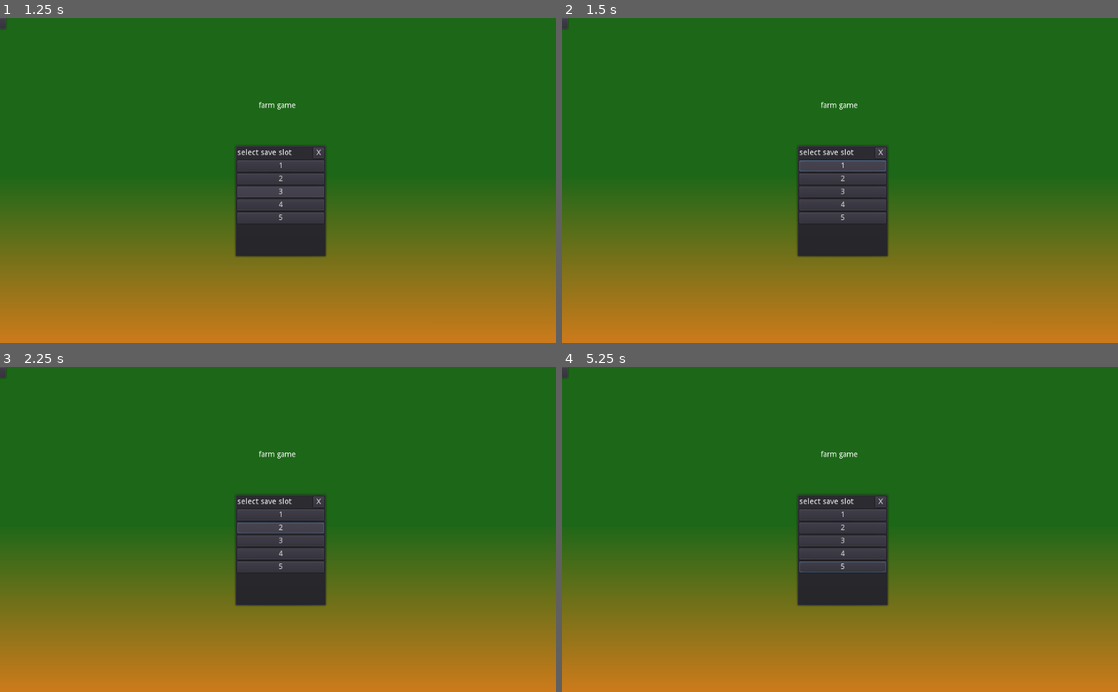
Above: before the commit, frames 1-4 (two rows, left to right).
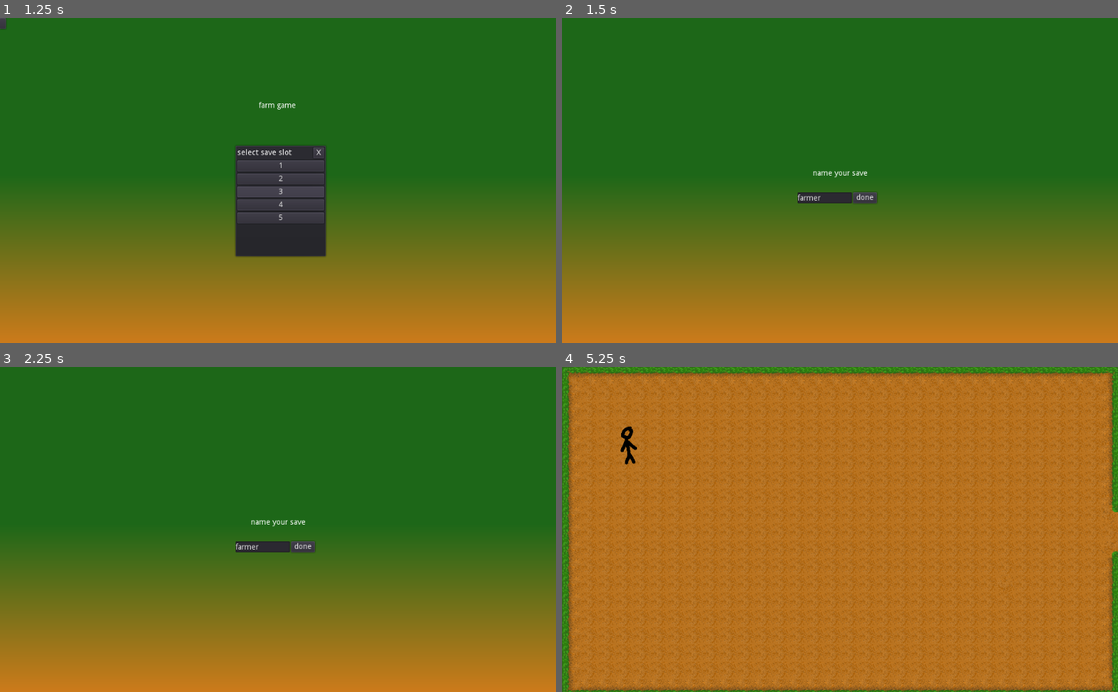
Above: after the commit, the same moments.

Repository: stoodleyc/farm
Game: Godot game, scene res://main menu.tscn
Same seed, same stepped clock (60 frames per second), same inputs: the game is played once before the commit and once after it. The project has no main scene, so this scene is started directly.
Inputs (mouse positions are in pixels of both pictures, inside the frame that each line leads up to):
- Up to frame 1 (1.25 s): click "new game" at 0.5 s
- Up to frame 2 (1.5 s): click "1" at 1.25 s
- Up to frame 3 (2.25 s): click (278, 529) at 2 s, where only the run before the commit has a clickable "2"
- Up to frame 4 (5.25 s): click (840, 542) at 2.75 s, where only the run before the commit has a clickable "3"; click (840, 552) at 3.5 s, where only the run before the commit has a clickable "4"; click (840, 568) at 4.25 s, where only the run before the commit has a clickable "5"; click (862, 545) at 5 s, where only the run after the commit has a clickable "done"

Frame 1 is identical in both runs. In frame 2, 5.4% of the frame differs, in the area x 0-59%, y 0-74%; in frame 3, 5.4%; in frame 4, 87%, in the area x 0-100%, y 0-100%.
Error before the commit: Invalid type in function 'file_exists' in base '_File'. Cannot convert argument 1 from Nil to String. (res://save)

Commit message:
save

Diff:
--- a/farm.tscn
+++ b/farm.tscn
@@ -95,5 +95,6 @@
 pause_mode = 2
 
 [connection signal="pressed" from="pause/pause vbox/save" to="player" method="_on_save_pressed"]
+[connection signal="pressed" from="pause/pause vbox/save and quit" to="player" method="_on_save_and_quit_pressed"]
 
 [editable path="pause"]
--- /dev/null
+++ b/game start.gd
@@ -0,0 +1,24 @@
+extends Control
+
+
+
+# Called when the node enters the scene tree for the first time.
+func _ready():
+	pass # Replace with function body.
+
+
+# Called every frame. 'delta' is the elapsed time since the previous frame.
+#func _process(delta):
+#	pass
+
+
+func _on_done_pressed():
+	SaveFiles.save_current()
+	SaveFiles.game_data ={
+		"player_name": $TextEdit.text,
+		"playerx": 100,
+		"playery": 100,
+		"area": "farm",
+	}
+	SaveFiles.save_data()
+	get_tree().change_scene("res://farm.tscn");
--- a/game start.tscn
+++ b/game start.tscn
@@ -1,6 +1,7 @@
-[gd_scene load_steps=3 format=2]
+[gd_scene load_steps=4 format=2]
 
 [ext_resource path="res://gradient.tres" type="Gradient" id=1]
+[ext_resource path="res://game start.gd" type="Script" id=2]
 
 [sub_resource type="GradientTexture" id=1]
 gradient = ExtResource( 1 )
@@ -8,6 +9,7 @@
 [node name="game start" type="Control"]
 anchor_right = 1.0
 anchor_bottom = 1.0
+script = ExtResource( 2 )
 
 [node name="background" type="Sprite" parent="."]
 position = Vector2( 511.997, 300.015 )
@@ -46,3 +48,5 @@
 margin_right = 68.0
 margin_bottom = 42.0
 text = "done"
+
+[connection signal="pressed" from="done" to="." method="_on_done_pressed"]
--- a/new game.gd
+++ b/new game.gd
@@ -14,24 +14,24 @@
 
 func _on_save_1_pressed():
 	SaveFiles.current = "user://save_1.save"
-	SaveFiles.save_current()
+	get_tree().change_scene("res://game start.tscn")
 
 
 func _on_save_2_pressed():
 	SaveFiles.current = "user://save_2.save"
-	SaveFiles.save_current()
+	get_tree().change_scene("res://game start.tscn")
 
 
 func _on_save_3_pressed():
 	SaveFiles.current = "user://save_3.save"
-	SaveFiles.save_current()
+	get_tree().change_scene("res://game start.tscn")
 
 
 func _on_save_4_pressed():
 	SaveFiles.current = "user://save_4.save"
-	SaveFiles.save_current()
+	get_tree().change_scene("res://game start.tscn")
 
 
 func _on_save_5_pressed():
 	SaveFiles.current = "user://save_5.save"
-	SaveFiles.save_current()
+	get_tree().change_scene("res://game start.tscn")
--- a/pause.tscn
+++ b/pause.tscn
@@ -119,6 +119,7 @@
 text = "cancel"
 
 [connection signal="pressed" from="pause vbox/resume" to="." method="_on_resume_pressed"]
+[connection signal="pressed" from="pause vbox/save" to="." method="_on_save_pressed"]
 [connection signal="pressed" from="pause vbox/options" to="options" method="_on_options_pressed"]
 [connection signal="pressed" from="pause vbox/quit without saving" to="Quit?" method="_on_quit_without_saving_pressed"]
 [connection signal="pressed" from="Quit?/quit? vbox/quit? hbox/quit" to="Quit?" method="_on_quit_pressed"]
--- a/player.gd
+++ b/player.gd
@@ -19,6 +19,12 @@
 	SaveFiles.game_data.playery = self.position.y
 	SaveFiles.save_data()
 
+func _on_save_and_quit_pressed():
+	SaveFiles.game_data.playerx = self.position.x
+	SaveFiles.game_data.playery = self.position.y
+	SaveFiles.save_data()
+	get_tree().paused = false
+	get_tree().change_scene("res://main menu.tscn");
 
 
 
@@ -50,7 +56,7 @@
 		if Input.is_action_pressed("ui_accept"):
 			$talk.visible = true
 			var t = Timer.new()
-			t.set_wait_time(3)
+			t.set_wait_time(2)
 			t.set_one_shot(true)
 			self.add_child(t)
 			t.start()
--- a/save files.gd
+++ b/save files.gd
@@ -6,13 +6,14 @@
 
 const save_continue = "user://continue.save"
 
+
 var game_data = {
 }
 
 
 func _ready():
 	load_current()
-	load_data()
+
 
 
 #save game
